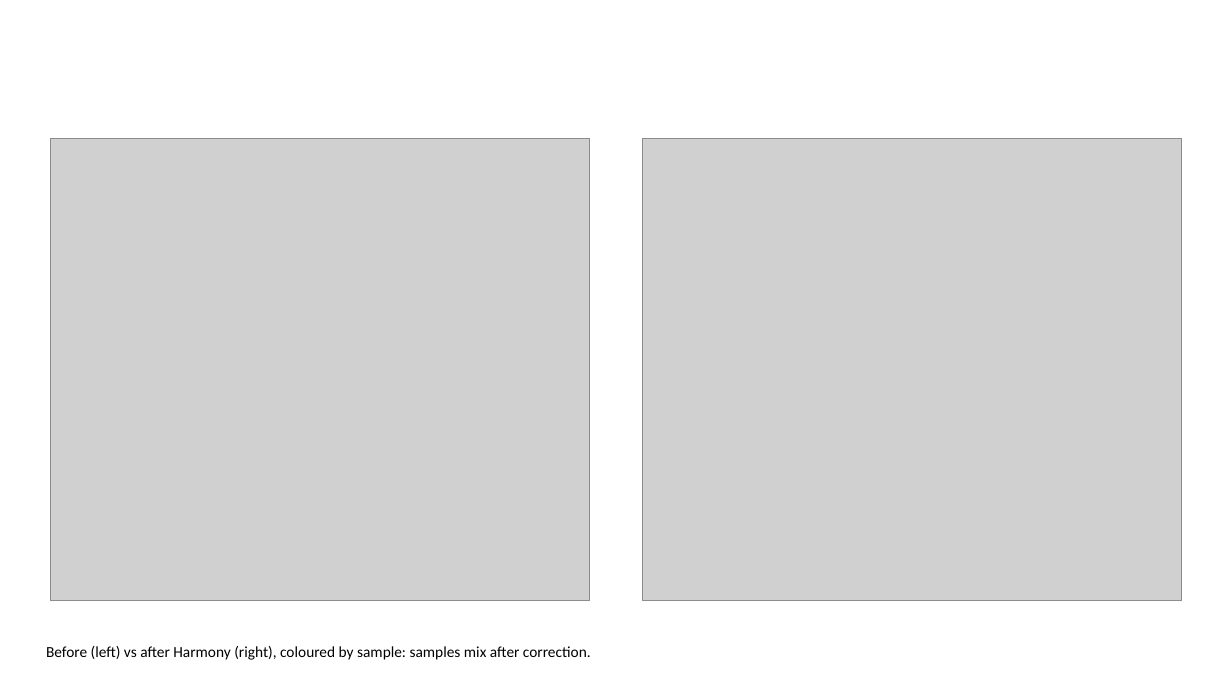
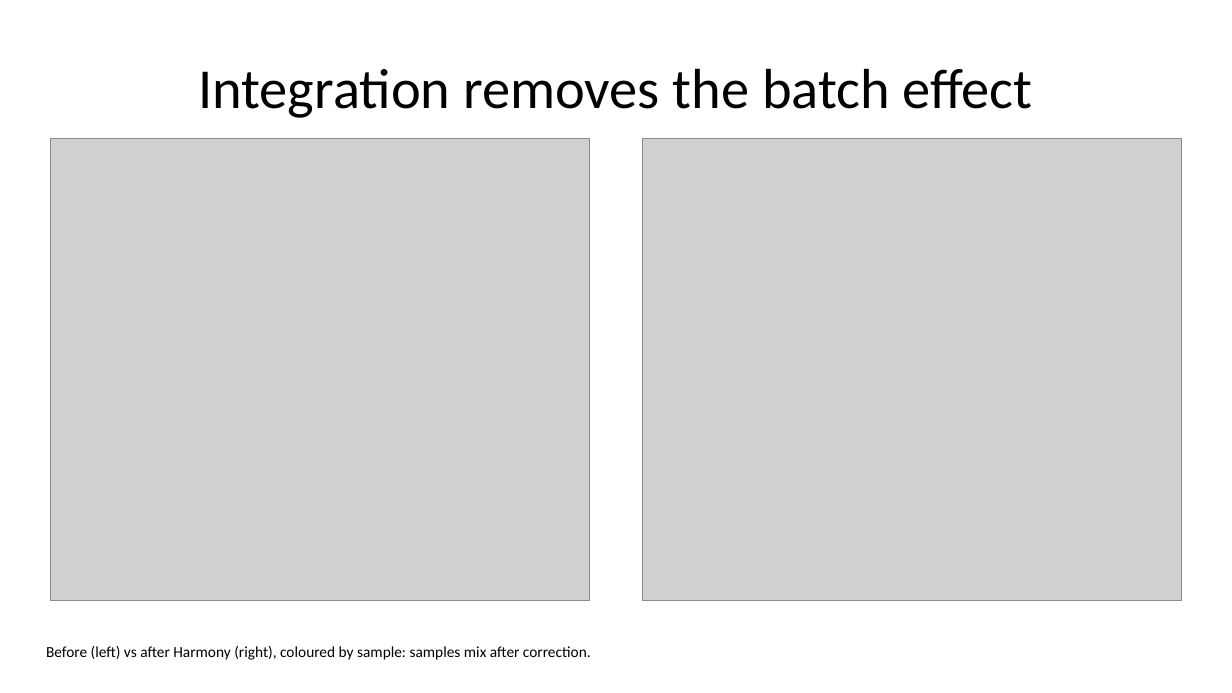
Before and after one commit to MegatronJeremy/ANOA-ANO, a slide deck: slide 6 of results/slides/GI_nanoplastic.pptx. Drawn at 1232x693 pixels with LibreOffice and Linux fonts; fonts in the diff are those of the drawing; grey boxes stand for pictures. Boxes give left, top, right and bottom in pixels: in the first picture for what was removed or moved away, otherwise in the second. Text is boxed around its words. In the diff, an @@ line names an element or a change of style, - is before the commit and + after.

```diff
--- a/results/slides/GI_nanoplastic.pptx
+++ b/results/slides/GI_nanoplastic.pptx
@@ title added at <box>198,68,1033,118</box>, 44 pt, text #000000 @@
+Integration removes the batch effect
```
Also in this commit, not shown: 7 other slides changed, 5 slides added, 5 slides removed, 1 other file.
